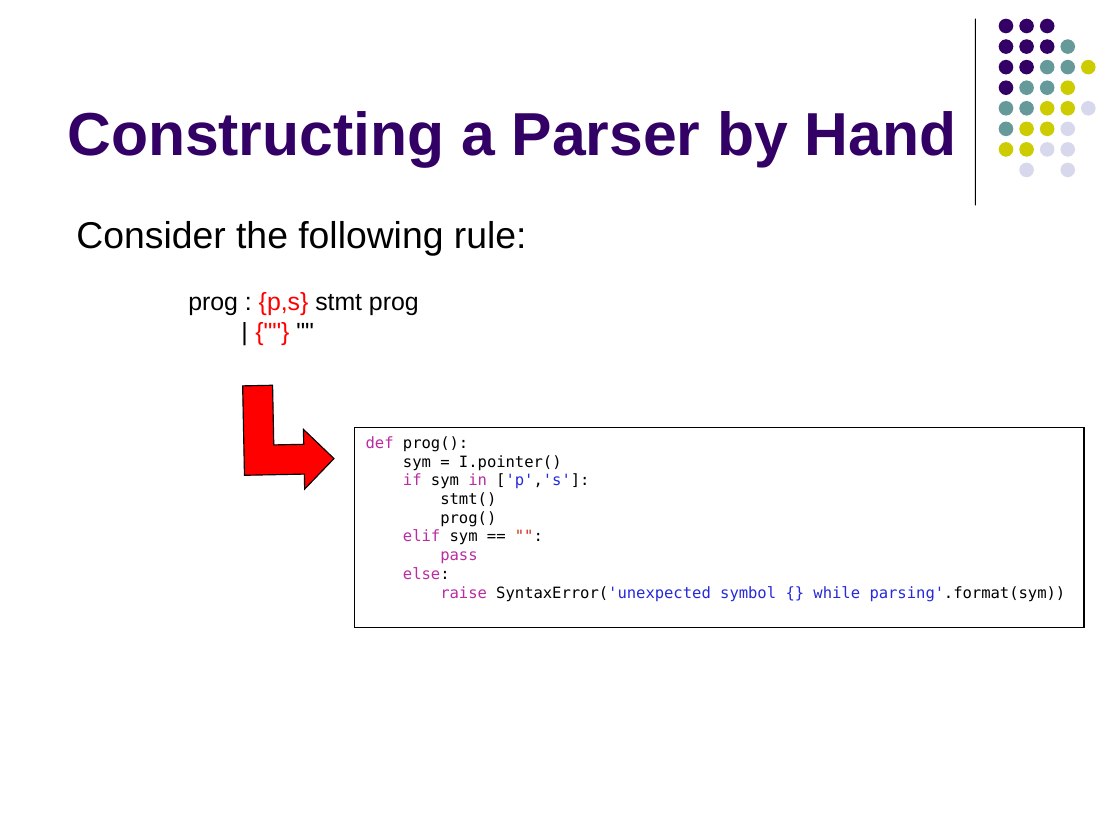
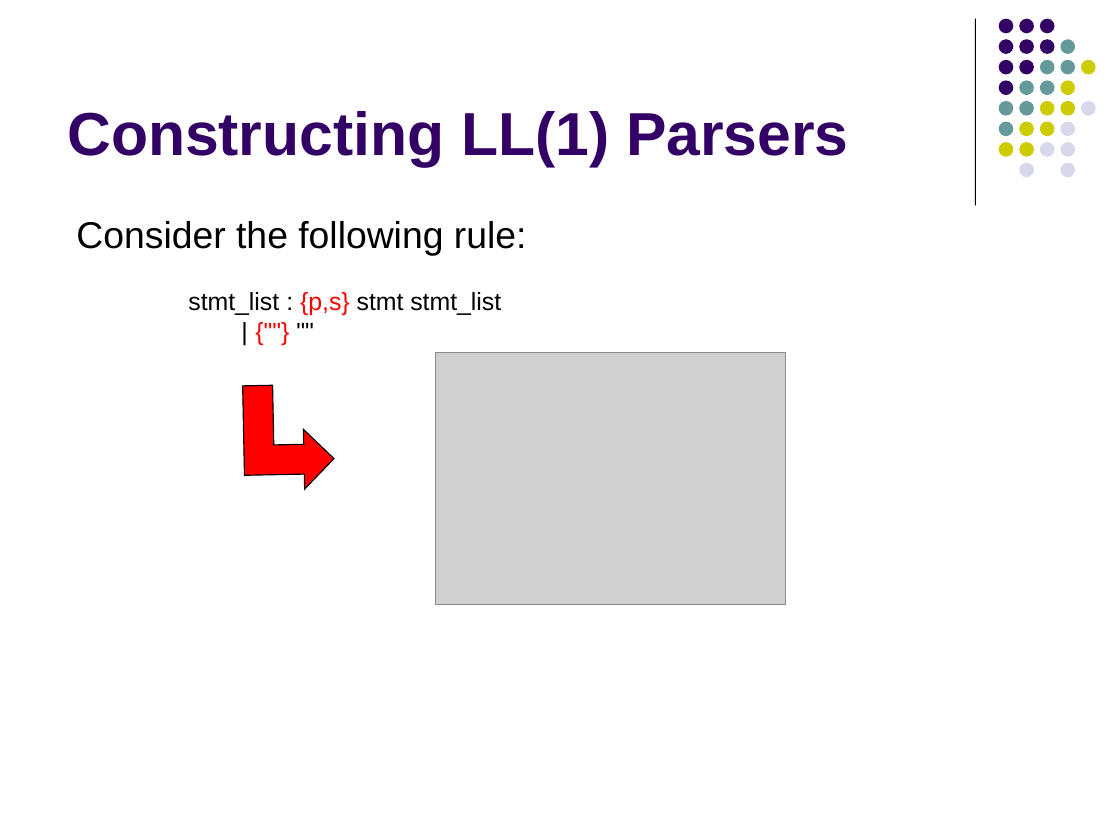
Before and after one commit to lutzhamel/CSC402, a slide deck: slide 23 of notes/csc402-ln002.pptx (slide 20 before the commit). Drawn at 1120x840 pixels with LibreOffice and Linux fonts; fonts in the diff are those of the drawing; grey boxes stand for pictures. Boxes give left, top, right and bottom in pixels: in the first picture for what was removed or moved away, otherwise in the second. Text is boxed around its words. In the diff, an @@ line names an element or a change of style, - is before the commit and + after.

```diff
--- a/notes/csc402-ln002.pptx
+++ b/notes/csc402-ln002.pptx
@@ title at [67, 111, 849, 167]: text changed @@
-Constructing a Parser by Hand
+Constructing LL(1) Parsers
@@ text at [188, 292, 501, 315]: text changed @@
-prog : {p,s} stmt prog
+stmt_list : {p,s} stmt stmt_list
@@ picture added at [436, 353, 785, 605] @@
@@ rectangle removed at [355, 428, 1084, 627] @@
-def prog():
-sym = I.pointer()
-if sym in ['p','s']:
-stmt()
-prog()
-elif sym == "":
-pass
-else:
-raise SyntaxError('unexpected symbol {} while parsing'.format(sym))
```
Also in this commit, not shown: 14 other slides changed, 6 slides added, 5 slides removed, 4 other files.
